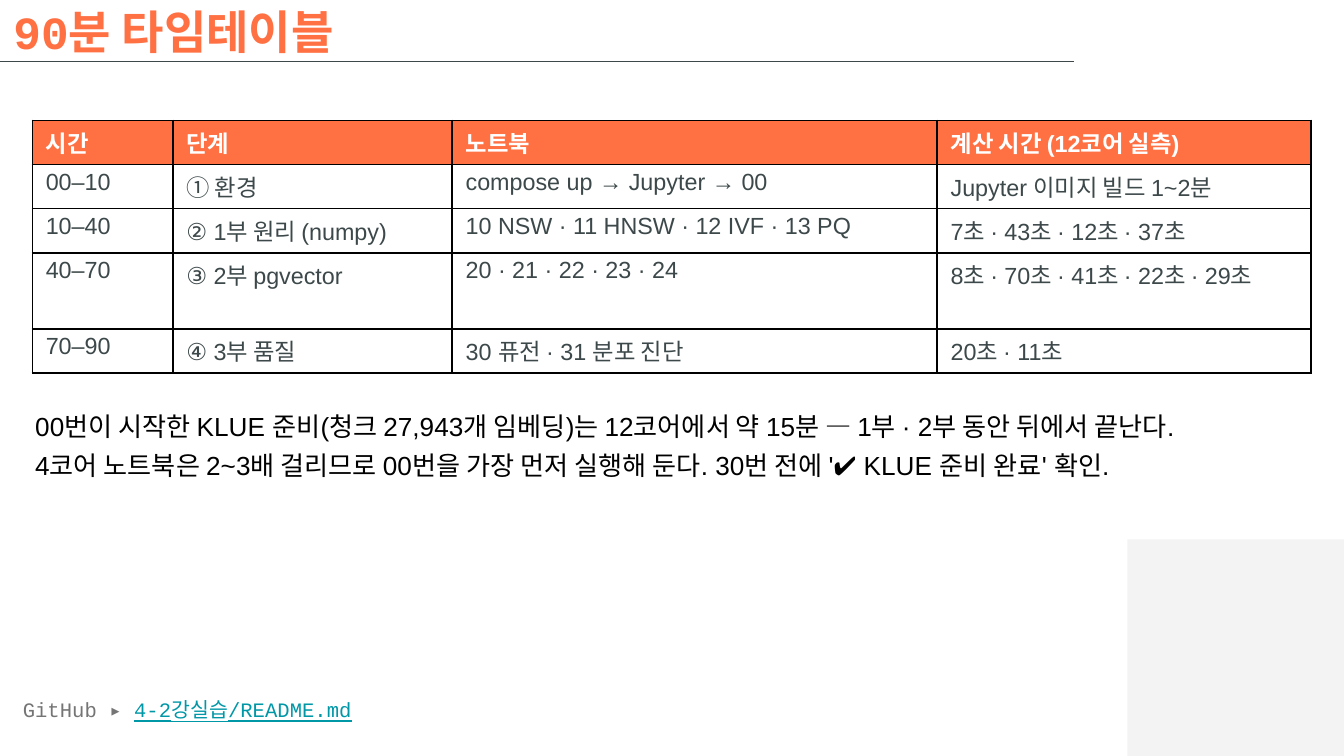
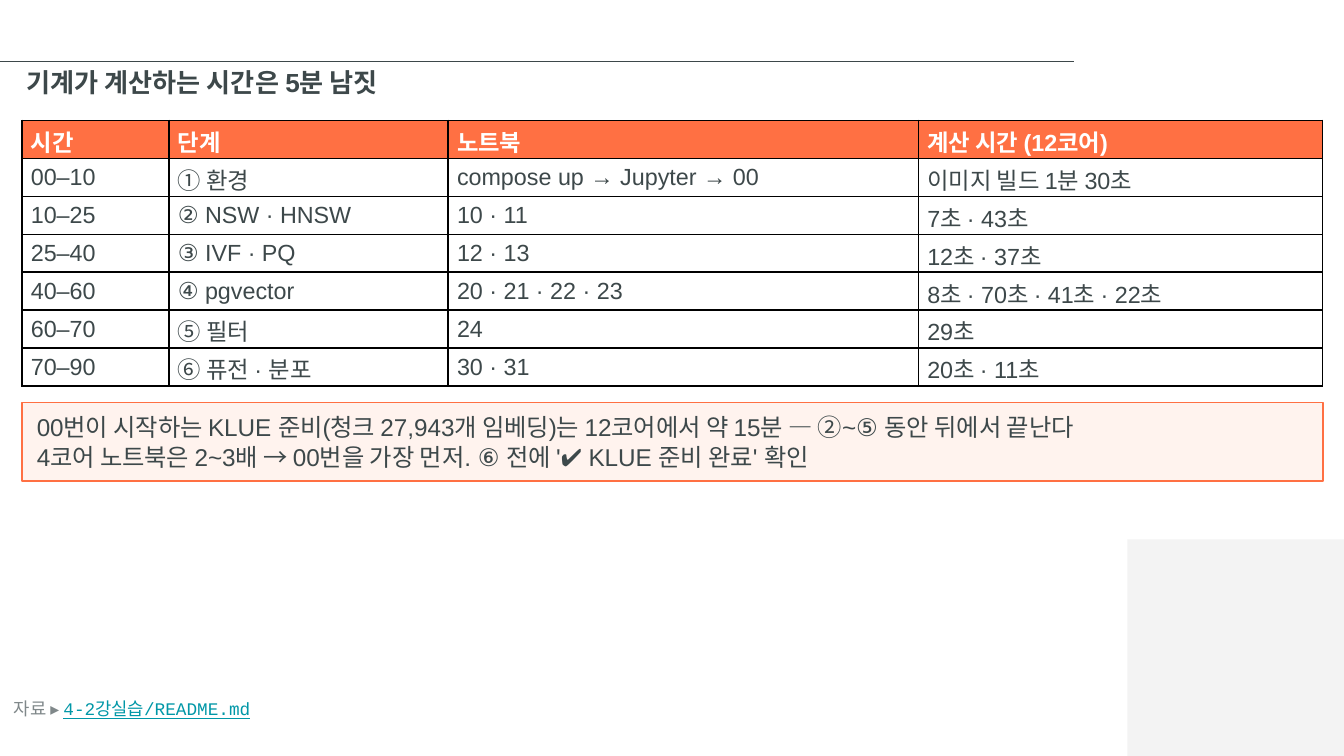
Before and after one commit to hikaMaeng/-ai-, a slide deck: slide 5 of 4-2강실습/slides/4-2강실습_벡터디비.pptx (slide 4 before the commit). Drawn at 1344x756 pixels with LibreOffice and Linux fonts; fonts in the diff are those of the drawing; background and template pictures are left out. Boxes give left, top, right and bottom in pixels: in the first picture for what was removed or moved away, otherwise in the second. Text is boxed around its words. In the diff, an @@ line names an element or a change of style, - is before the commit and + after.

```diff
--- a/4-2강실습/slides/4-2강실습_벡터디비.pptx
+++ b/4-2강실습/slides/4-2강실습_벡터디비.pptx
@@ title removed at (x1=13, y1=10, x2=334, y2=62) @@
-90분 타임테이블
@@ text added at (x1=26, y1=70, x2=378, y2=95), 14 pt, text #3D484A, bold @@
+기계가 계산하는 시간은 5분 남짓
@@ table at (x1=22, y1=121, x2=1322, y2=387) @@
-row 1: 시간 | 단계 | 노트북 | 계산 시간 (12코어 실측)
-row 2: 00–10 | ① 환경 | compose up → Jupyter → 00 | Jupyter 이미지 빌드 1~2분
-row 3: 10–40 | ② 1부 원리 (numpy) | 10 NSW · 11 HNSW · 12 IVF · 13 PQ | 7초 · 43초 · 12초 · 37초
-row 4: 40–70 | ③ 2부 pgvector | 20 · 21 · 22 · 23 · 24 | 8초 · 70초 · 41초 · 22초 · 29초
-row 5: 70–90 | ④ 3부 품질 | 30 퓨전 · 31 분포 진단 | 20초 · 11초
+row 1: 시간 | 단계 | 노트북 | 계산 시간 (12코어)
+row 2: 00–10 | ① 환경 | compose up → Jupyter → 00 | 이미지 빌드 1분 30초
+row 3: 10–25 | ② NSW · HNSW | 10 · 11 | 7초 · 43초
+row 4: 25–40 | ③ IVF · PQ | 12 · 13 | 12초 · 37초
+row 5: 40–60 | ④ pgvector | 20 · 21 · 22 · 23 | 8초 · 70초 · 41초 · 22초
+row 6: 60–70 | ⑤ 필터 | 24 | 29초
+row 7: 70–90 | ⑥ 퓨전 · 분포 | 30 · 31 | 20초 · 11초
@@ table resized from (x1=32, y1=121, x2=1312, y2=366) to (x1=22, y1=121, x2=1322, y2=387) @@
@@ rectangle "00번이 시작하는 KLUE 준비(청크 27,943개 ..." resized from (x1=35, y1=414, x2=1174, y2=477) to (x1=22, y1=403, x2=1322, y2=482) @@
@@ rectangle "00번이 시작하는 KLUE 준비(청크 27,943개 ..." at (x1=22, y1=403, x2=1322, y2=482): vertical alignment top to middle; fill none to #FFF3EE; outline none to #FF7043 1 pt @@
@@ text in rectangle at (x1=37, y1=415, x2=1074, y2=468): text changed; size 14 to 13 pt; text colour #000000 to #3D484A @@
-00번이 시작한 KLUE 준비(청크 27,943개 임베딩)는 12코어에서 약 15분 — 1부 · 2부 동안 뒤에서 끝난다.
-4코어 노트북은 2~3배 걸리므로 00번을 가장 먼저 실행해 둔다. 30번 전에 '✔ KLUE 준비 완료' 확인.
+00번이 시작하는 KLUE 준비(청크 27,943개 임베딩)는 12코어에서 약 15분 — ②~⑤ 동안 뒤에서 끝난다
+4코어 노트북은 2~3배 → 00번을 가장 먼저. ⑥ 전에 '✔ KLUE 준비 완료' 확인
@@ text at (x1=14, y1=700, x2=250, y2=719): text changed; size 11 to 9.5 pt @@
-GitHub ▸ 4-2강실습/README.md
+자료 ▸ 4-2강실습/README.md
```
Also in this commit, not shown: 22 other slides changed, 36 slides added, 11 slides removed, 3 other files.
